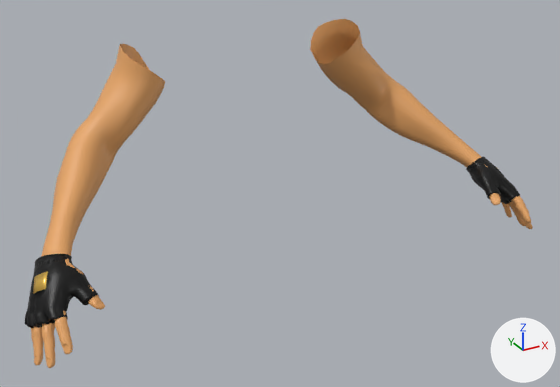
The FBX model Assets/Models/fps_arms.fbx: old version first, new version second.
Rendered twice from a camera (50 mm lens) standing at (-7.18, -14.55, 4.11) and looking at (-0.15, -1.75, -2.29). The axes (+X, +Y, +Z) are drawn at lower right. The lights are the same throughout.

Objects in the first picture: 'basicRig:Body', 'basicRig:Body.001', 'basicRig:Body.002'.
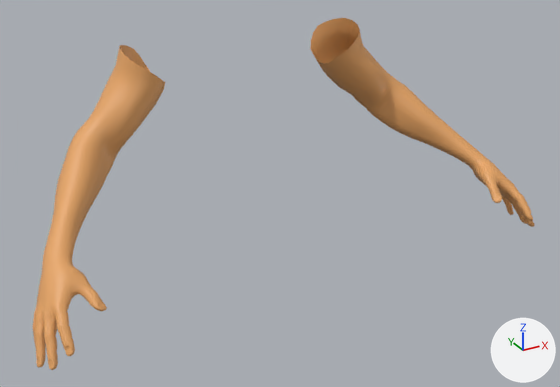
Where the change shows, as pixel boxes (x1, y1, x2, y2) in the pictures (560 x 387 px):
```json
{"object": "basicRig:Body", "change": "turned", "before": [31, 19, 533, 368], "after": [33, 18, 534, 370]}
{"object": "basicRig:Body.002", "change": "deleted", "before": [25, 254, 99, 329], "on screen": "black", "faces in mat_material_003 (black #000000)": [25, 254, 99, 329], "faces in mat_material_004 (yellow #f2c55c)": [33, 271, 48, 294]}
{"object": "basicRig:Body.001", "change": "deleted", "before": [466, 156, 520, 204], "on screen": "black"}
```

The change, as JSON lines over the scene's bpy script:
```json
{"op": "remove", "block": "ob_basicrig_body_002", "code": ["ob_basicrig_body_002 = bpy.data.objects.new('basicRig:Body.002', me_basicrig_body_004)", "ob_basicrig_body_002.location = (0.0, 0.0, 0.0)", "ob_basicrig_body_002.rotation_euler = (-1.571, 0.0, 0.0)  # degrees (-90, 0, 0)", "ob_basicrig_body_002.scale = (-1.0, -1.0, -1.0)"]}
{"op": "set", "path": "ob_basicrig_body.rotation_euler", "old": "(1.571, 0.0, 0.0)", "new": "(1.57, -0.0103, -0.00147)", "note": "degrees (90, 0, 0) -> degrees (90, -0.6, -0.1)"}
{"op": "remove", "block": "ob_basicrig_body_001", "code": ["ob_basicrig_body_001 = bpy.data.objects.new('basicRig:Body.001', me_basicrig_body_001)", "ob_basicrig_body_001.location = (0.0, 0.0, 0.0)", "ob_basicrig_body_001.rotation_euler = (-1.571, 0.0, 0.0)  # degrees (-90, 0, 0)", "ob_basicrig_body_001.scale = (-1.0, -1.0, -1.0)"]}
```
